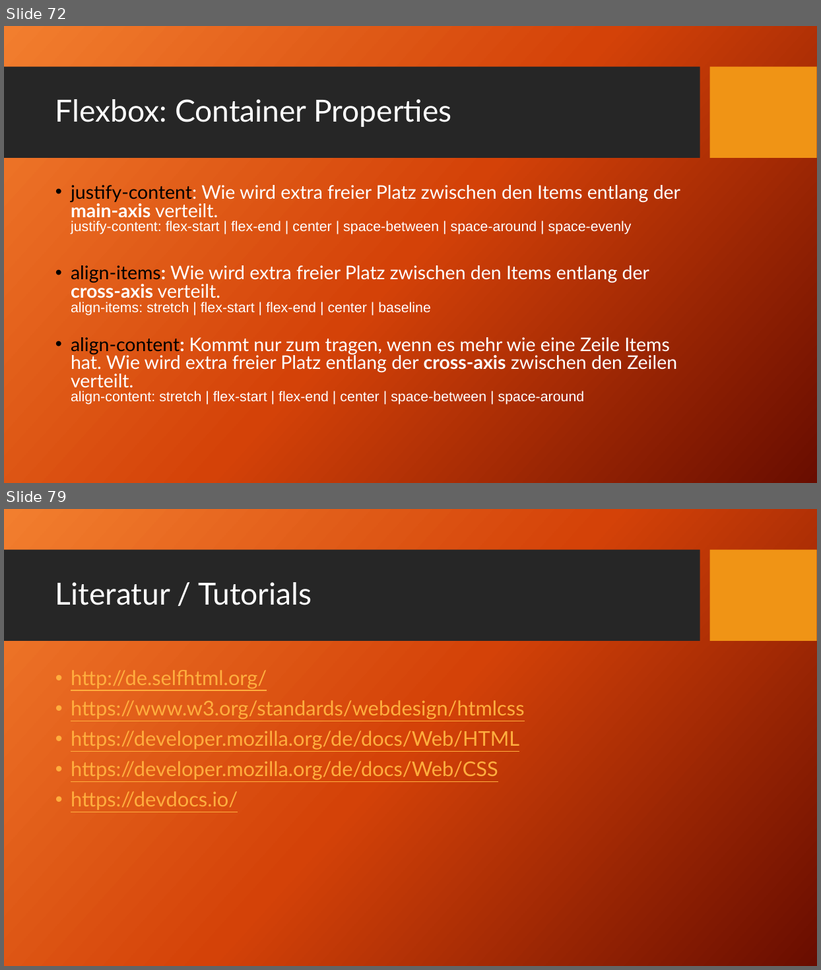
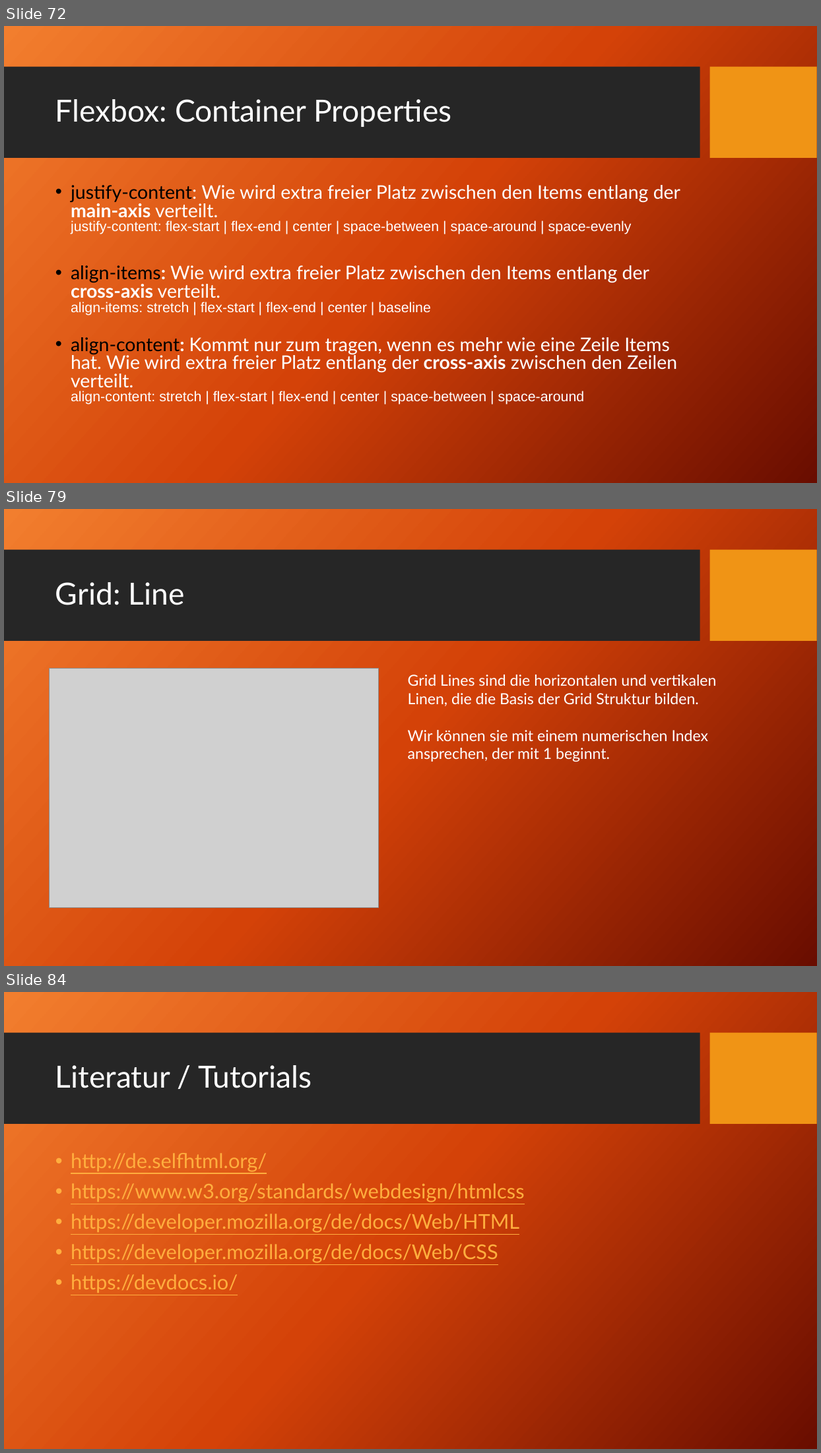
Before and after one commit to TomFrey/htmlCssBasicUebungen, a slide deck: html Schulung.pptx. Shown one above the other, each under a label of ours: slides 72 and 79 before the commit, slides 72, 79 and 84 after it; the slides between them are not shown. The pictures are 821x970 and 821x1453 pixels, drawn with LibreOffice and Linux fonts; fonts in the diff are those of the drawing; grey boxes stand for pictures; background and template pictures are left out. Boxes give left, top, right and bottom in pixels: in the first picture for what was removed or moved away, otherwise in the second. Text is boxed around its words. In the diff, an @@ line names an element or a change of style, - is before the commit and + after.

Commit message:
css Grid zur PowerPoint Präsentation hinzugefügt.

```diff
--- a/html Schulung.pptx
+++ b/html Schulung.pptx
@@ slide 79 added at [4, 509, 817, 966], background picture (left out); not listed: 2 template elements that a slide beside it also shows @@
@@ title added at [55, 582, 185, 605], 36 pt, text #FFFFFF @@
+Grid: Line
@@ picture added at [49, 668, 378, 908] @@
@@ text added at [408, 675, 716, 762], 18 pt, text #FFFFFF @@
+Grid Lines sind die horizontalen und vertikalen
+Linen, die die Basis der Grid Struktur bilden.
+Wir können sie mit einem numerischen Index ansprechen, der mit 1 beginnt.
@@ what was slide 79 is now slide 84 @@
```
Also in this commit, not shown: 3 slides changed, 7 other slides added, 3 slides removed.
